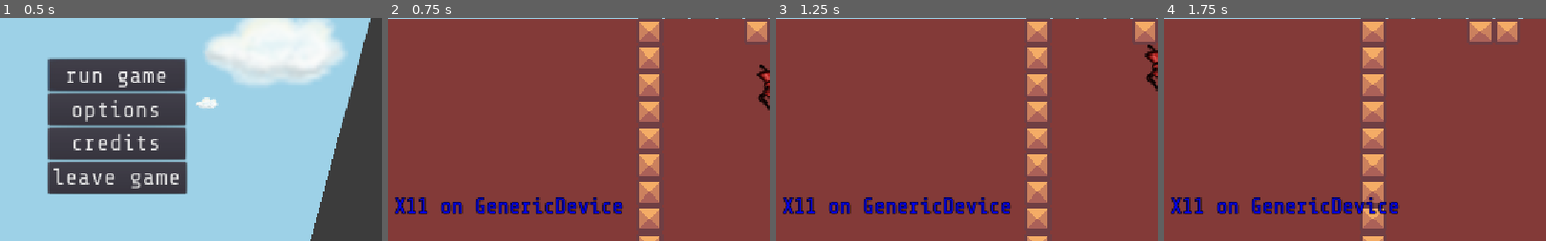
Above: before the commit, frames 1-4 (left to right).
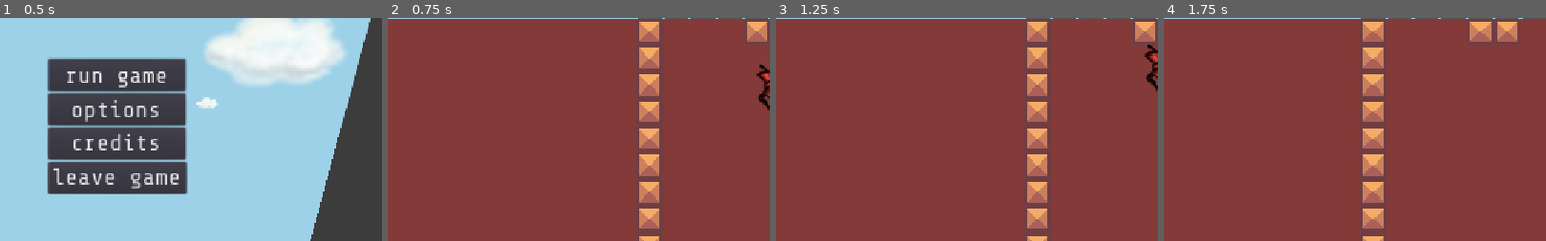
Above: after the commit, the same moments.

Repository: ang-vil/angvil
Game: Godot game, scene res://scenes/menu.tscn
Two runs of this game, one before a commit and one after it. Both use one fixed random seed, a clock stepped at 60 frames per second and the inputs below.
Inputs:
- Up to frame 1 (0.5 s): no input
- Up to frame 2 (0.75 s): click "run game" at 0.5 s
- Up to frame 3 (1.25 s): no input
- Up to frame 4 (1.75 s): tap Enter (ui_accept) at 1.25, 1.52 s; hold Right (key_right) from 1.28 s (still down); tap Space (shoot) at 1.35 s
The pictures show only the part of the screen within x 0-50%, y 50-100%; the shares and areas given below are measured in that part.

Frame 1 is identical in both runs. In frame 2, 2.2% of the frame differs, in the area x 1-62%, y 80-89%; in frame 3, 2.2%; in frame 4, 2.2%.

Commit message:
remove debug text

Diff:
--- a/scenes/hud.tscn
+++ b/scenes/hud.tscn
@@ -23,18 +23,6 @@
 [node name="Control" type="Control" parent="."]
 anchor_right = 1.0
 anchor_bottom = 1.0
-__meta__ = {
-"_edit_use_anchors_": false
-}
-
-[node name="DebugText" type="RichTextLabel" parent="Control"]
-modulate = Color( 0, 0.00392157, 1, 1 )
-margin_left = 8.0
-margin_top = 536.0
-margin_right = 728.0
-margin_bottom = 576.0
-rect_pivot_offset = Vector2( 312, 280 )
-theme = SubResource( 6 )
 __meta__ = {
 "_edit_use_anchors_": false
 }
--- a/scripts/hud.gd
+++ b/scripts/hud.gd
@@ -1,7 +1,11 @@
 extends CanvasLayer
 
+func _on_viewport_size_changed():
+	$Control.set_h_size_flags(Control.SIZE_EXPAND_FILL)
+	$Control.set_anchors_preset(Control.PRESET_WIDE)
+	$Control.set_anchors_and_margins_preset(Control.PRESET_TOP_WIDE)
+
 func _ready():
-	$Control/DebugText.text = OS.get_name() + " on " + OS.get_model_name()
-	if OS.get_name() in ["iOS", "Android"]:
-		if OS.get_name() == "HTML5" and OS.get_model_name() == "Heinz":
-			$Control/touchButtons.visible = true
+	$Control.set_h_size_flags(Control.SIZE_EXPAND_FILL)
+	$Control.set_anchors_preset(Control.PRESET_WIDE)
+	$Control.set_anchors_and_margins_preset(Control.PRESET_TOP_WIDE)
